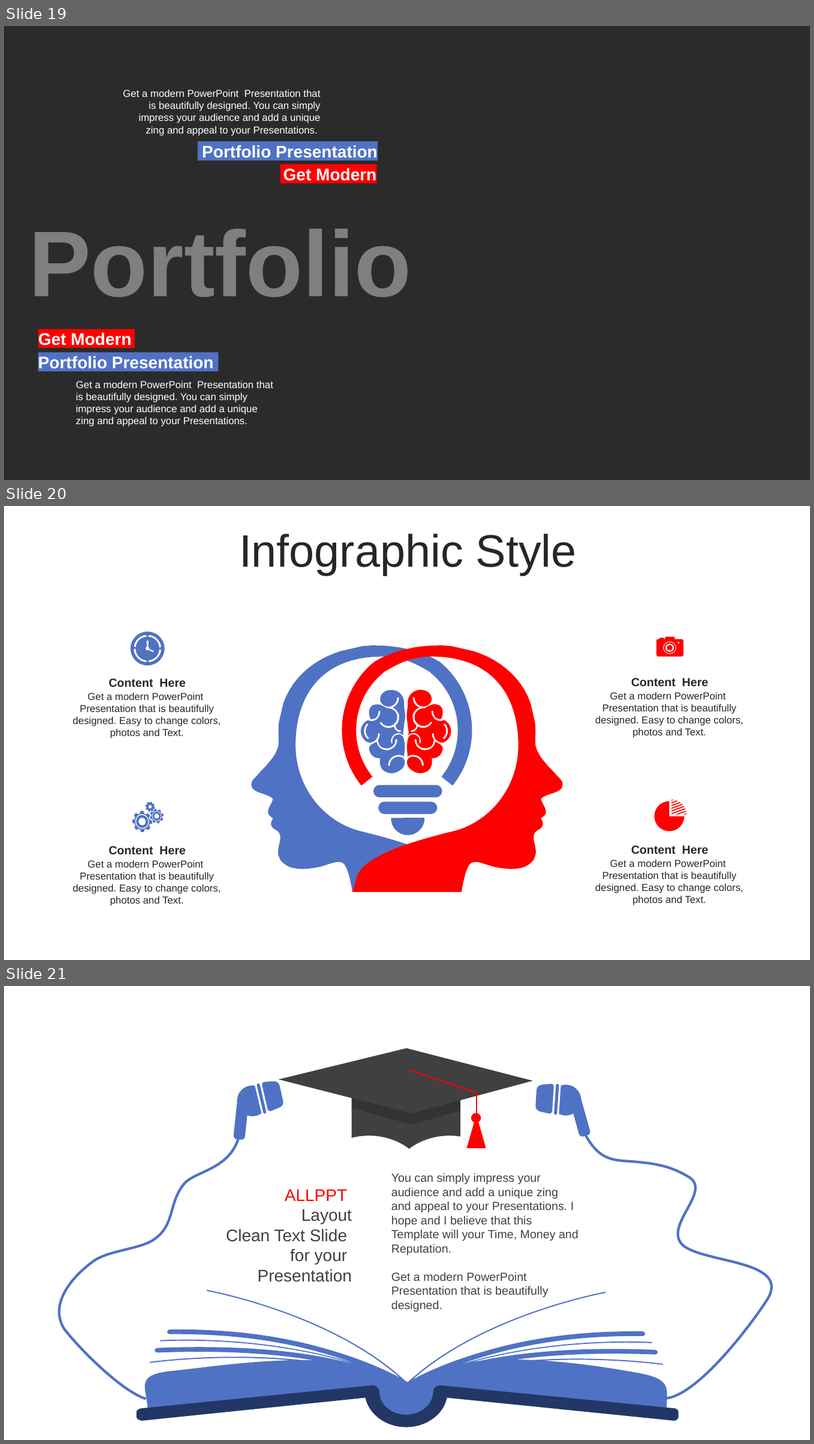
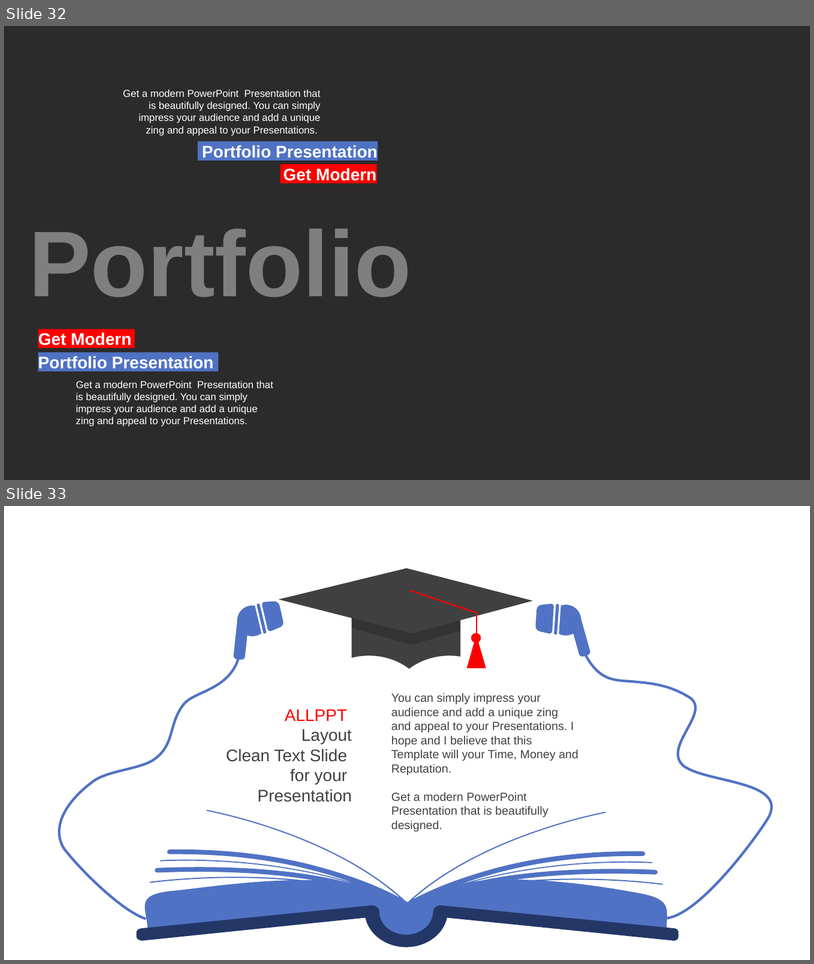
Before and after one commit to WatcharapolxFa/SolveProblemsIn-C-Language, a slide deck: LearnC/C.pptx. Shown one above the other, each under a label of ours: slides 19, 20 and 21 before the commit, slides 32 and 33 after it. The pictures are 814x1444 and 814x964 pixels, drawn with LibreOffice and Linux fonts; fonts in the diff are those of the drawing; background and template pictures are left out; a plain dark background stands for a picture behind light text. Boxes give left, top, right and bottom in pixels: in the first picture for what was removed or moved away, otherwise in the second. Text is boxed around its words. In the diff, an @@ line names an element or a change of style, - is before the commit and + after.

```diff
--- a/LearnC/C.pptx
+++ b/LearnC/C.pptx
@@ slide 20 removed at bbox=[4, 506, 810, 960], background #FFFFFF @@
@@ text removed at bbox=[239, 534, 577, 575] @@
-Infographic Style
@@ freeform shape removed at bbox=[131, 632, 164, 666] @@
@@ group removed at bbox=[251, 645, 563, 891]: 2 freeform shapes, 2 rounded rectangles, 1 chord (boxed as its full ellipse) @@
@@ freeform shape removed at bbox=[657, 637, 684, 657] @@
@@ text removed at bbox=[109, 678, 186, 687] @@
-Content Here
@@ text removed at bbox=[632, 678, 709, 686] @@
-Content Here
@@ text removed at bbox=[73, 693, 221, 738] @@
-Get a modern PowerPoint Presentation that is beautifully designed. Easy to change colors, photos and Text.
@@ freeform shape removed at bbox=[361, 690, 406, 774] @@
@@ freeform shape removed at bbox=[407, 690, 452, 774] @@
@@ text removed at bbox=[596, 692, 743, 738] @@
-Get a modern PowerPoint Presentation that is beautifully designed. Easy to change colors, photos and Text.
@@ freeform shape removed at bbox=[129, 799, 167, 834] @@
@@ freeform shape removed at bbox=[655, 799, 687, 831] @@
@@ text removed at bbox=[109, 846, 186, 854] @@
-Content Here
@@ text removed at bbox=[632, 845, 709, 853] @@
-Content Here
@@ text removed at bbox=[73, 860, 221, 906] @@
-Get a modern PowerPoint Presentation that is beautifully designed. Easy to change colors, photos and Text.
@@ text removed at bbox=[596, 859, 743, 905] @@
-Get a modern PowerPoint Presentation that is beautifully designed. Easy to change colors, photos and Text.
@@ what was slide 19 is now slide 32 @@
@@ what was slide 21 is now slide 33 @@
```
Also in this commit, not shown: 2 slides changed, 15 slides added, 2 other slides removed, 3 other files.
